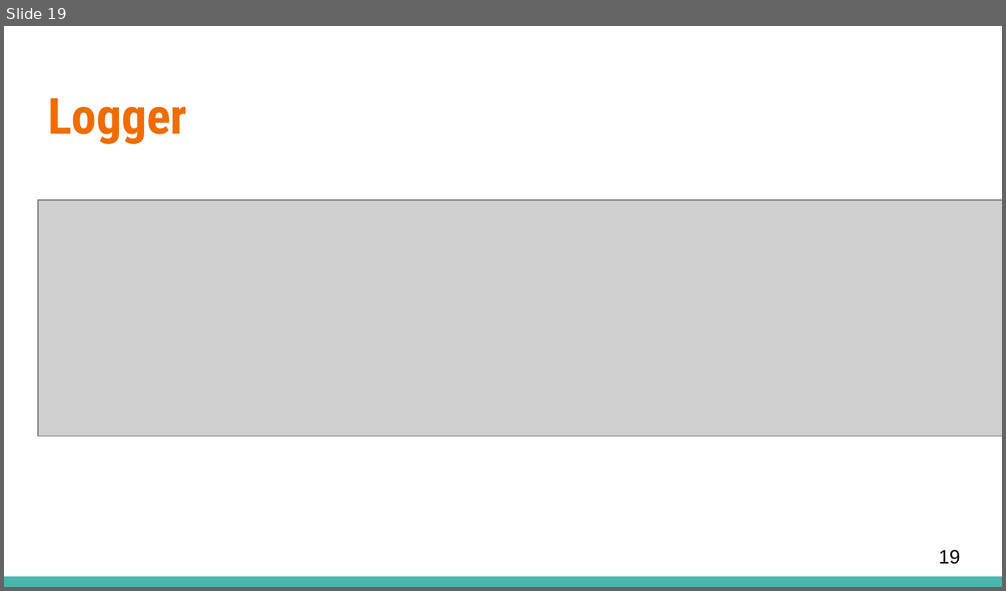
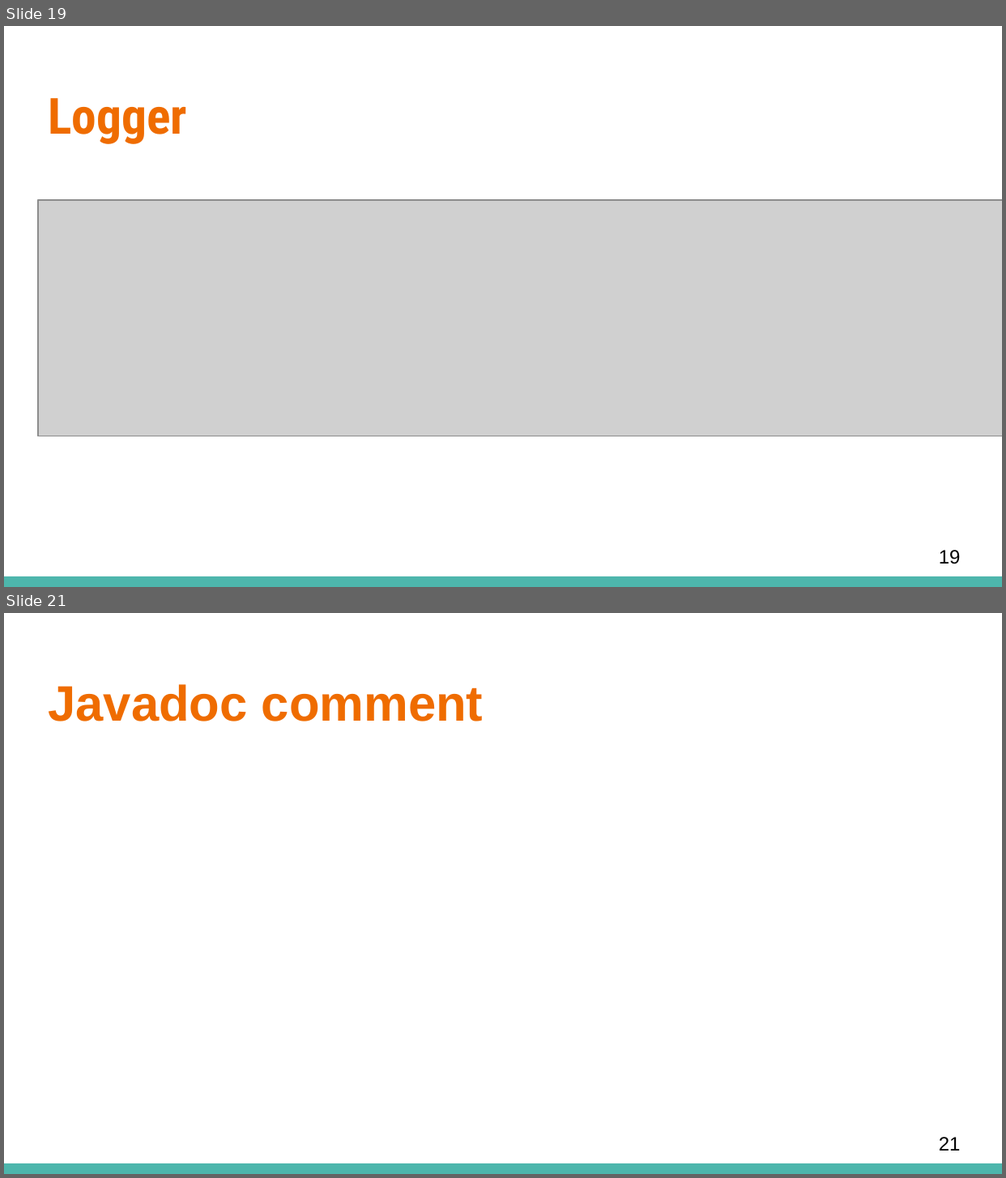
Before and after one commit to allen1759/NTU105-2_Software-Engineering, a slide deck: MeetingMinutes/SimianArmy_RelatedFiles/Crawler&CodingStyle.pptx. Shown one above the other, each under a label of ours: slide 19 before the commit, slides 19 and 21 after it; the slides between them are not shown. The pictures are 1006x591 and 1006x1178 pixels, drawn with LibreOffice and Linux fonts; fonts in the diff are those of the drawing; grey boxes stand for pictures. Boxes give left, top, right and bottom in pixels: in the first picture for what was removed or moved away, otherwise in the second. Text is boxed around its words. In the diff, an @@ line names an element or a change of style, - is before the commit and + after.

```diff
--- a/MeetingMinutes/SimianArmy_RelatedFiles/Crawler&CodingStyle.pptx
+++ b/MeetingMinutes/SimianArmy_RelatedFiles/Crawler&CodingStyle.pptx
@@ slide 21 added at (x1=4, y1=613, x2=1002, y2=1174), background #FFFFFF; not listed: 1 template element that a slide beside it also shows @@
@@ title added at (x1=48, y1=684, x2=484, y2=722), 36 pt, text #EF6C00, bold @@
+Javadoc comment
@@ page number added at (x1=939, y1=1137, x2=961, y2=1151), 14 pt, text #000000 @@
+21
```
Also in this commit, not shown: 8 slides changed, 4 other slides added, 4 slides removed.
